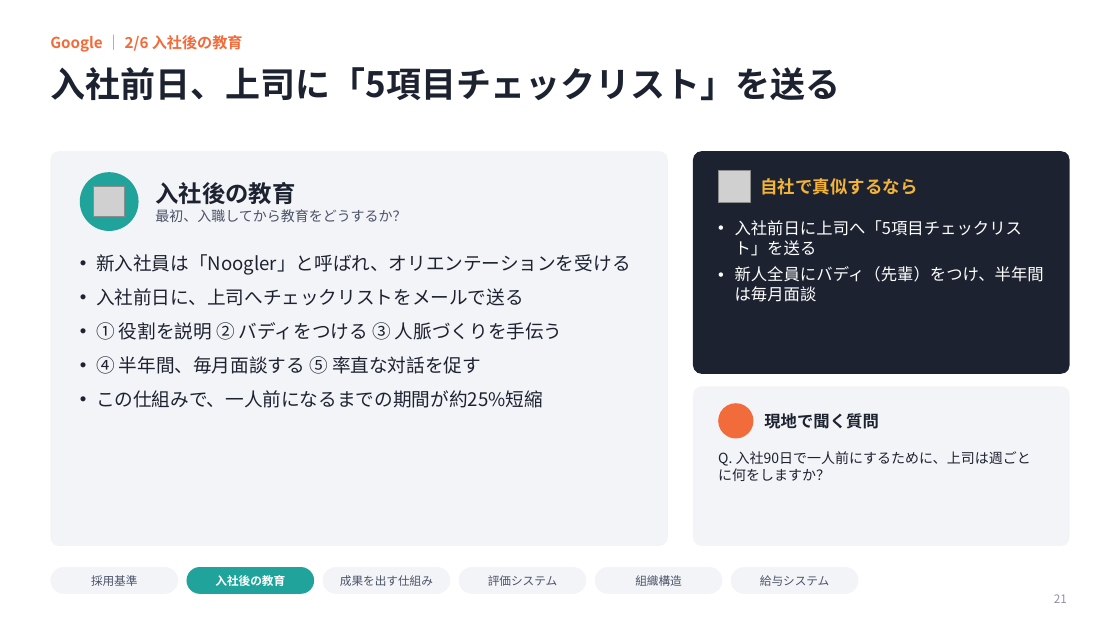
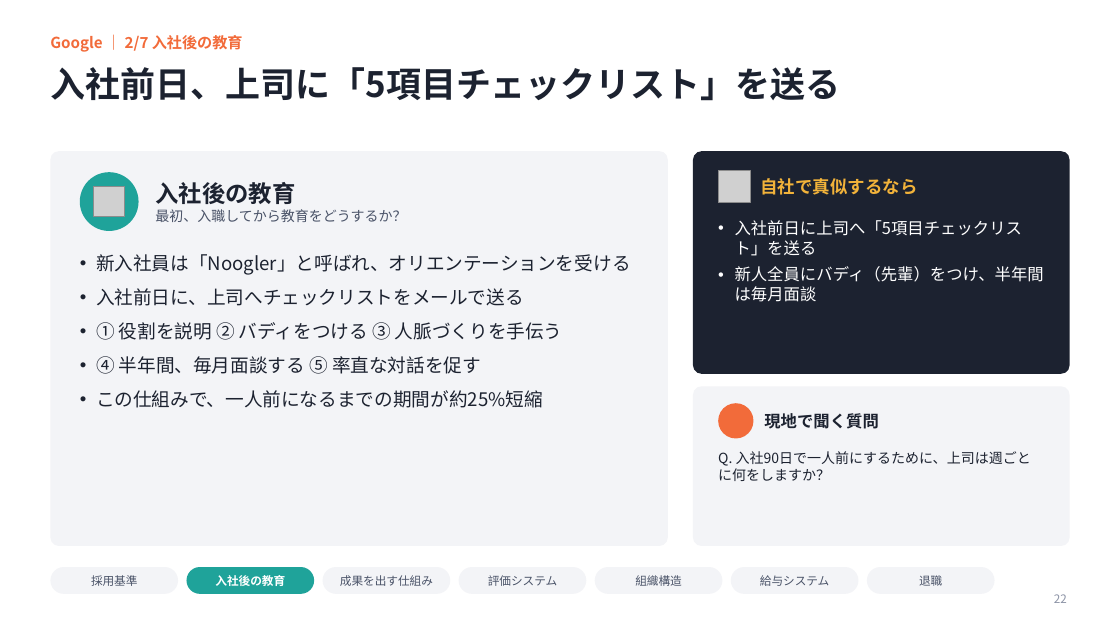
Before and after one commit to ktarpt-spec/-, a slide deck: slide 22 of シリコンバレー企業見学_まとめ_2026年10月.pptx (slide 21 before the commit). Drawn at 1120x630 pixels with LibreOffice and Linux fonts; fonts in the diff are those of the drawing; grey boxes stand for pictures; background and template pictures are left out. Boxes give left, top, right and bottom in pixels: in the first picture for what was removed or moved away, otherwise in the second. Text is boxed around its words. In the diff, an @@ line names an element or a change of style, - is before the commit and + after.

```diff
--- a/シリコンバレー企業見学_まとめ_2026年10月.pptx
+++ b/シリコンバレー企業見学_まとめ_2026年10月.pptx
@@ text at [50, 35, 243, 52]: text changed @@
-Google ｜ 2/6 入社後の教育
+Google ｜ 2/7 入社後の教育
@@ rounded rectangle added at [867, 567, 995, 594], fill #F3F4F7 @@
@@ text added at [919, 575, 942, 586], 10 pt, text #4A5368 @@
+退職
```
Also in this commit, not shown: 17 other slides changed, 3 slides added.
